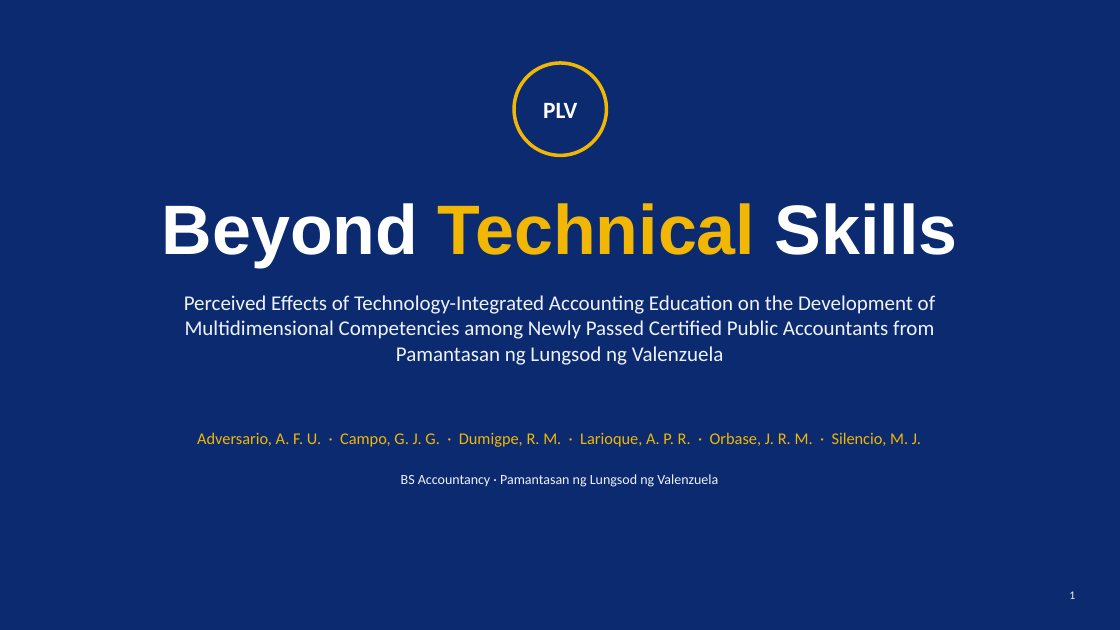
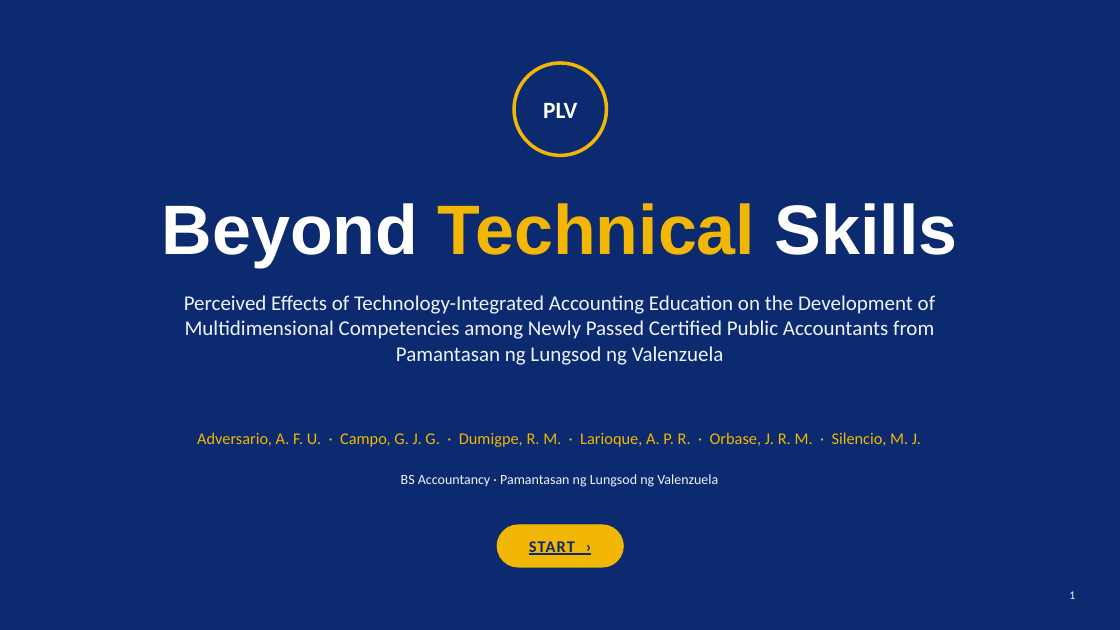
Before and after one commit to Woopi07/Entrypoint_Teaser, a slide deck: slide 1 of out/beyond_technical_skills.pptx. Drawn at 1120x630 pixels with LibreOffice and Linux fonts; fonts in the diff are those of the drawing. Boxes give left, top, right and bottom in pixels: in the first picture for what was removed or moved away, otherwise in the second. Text is boxed around its words. In the diff, an @@ line names an element or a change of style, - is before the commit and + after.

```diff
--- a/out/beyond_technical_skills.pptx
+++ b/out/beyond_technical_skills.pptx
@@ rounded rectangle added at [497, 525, 623, 567], fill #F2B705, outline #F2B705 1 pt, 14 pt, text #0B2A6F, bold, underline @@
+START ›
```
Also in this commit, not shown: 18 other slides changed, 4 slides added, 2 other files.
